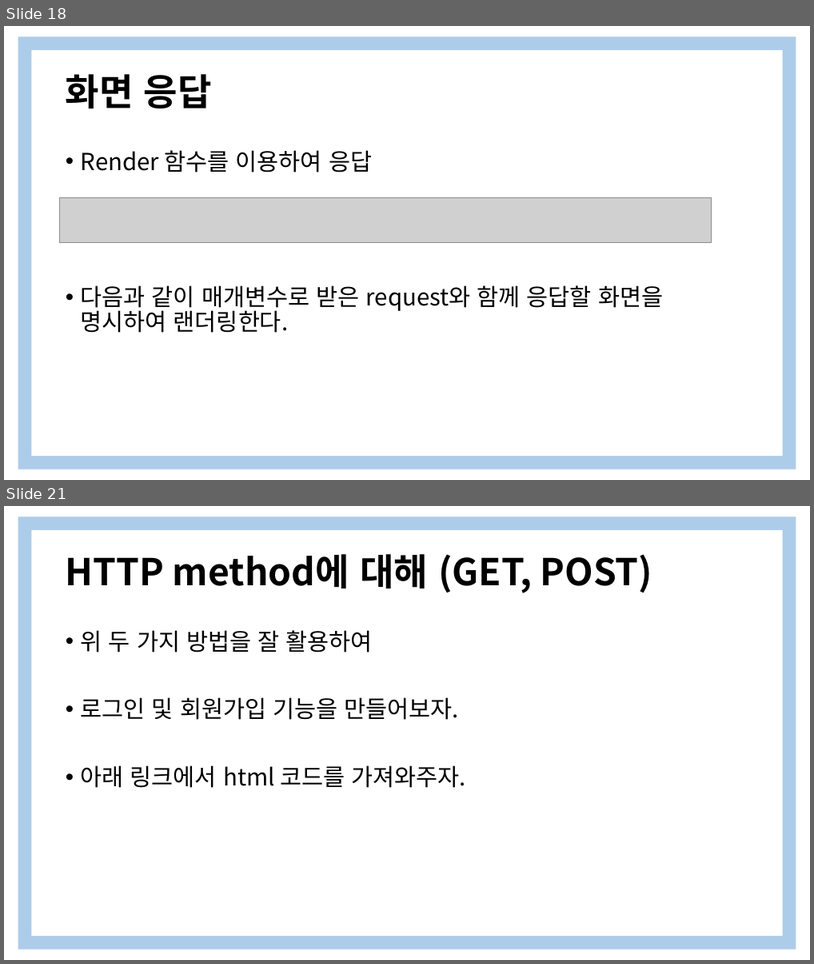
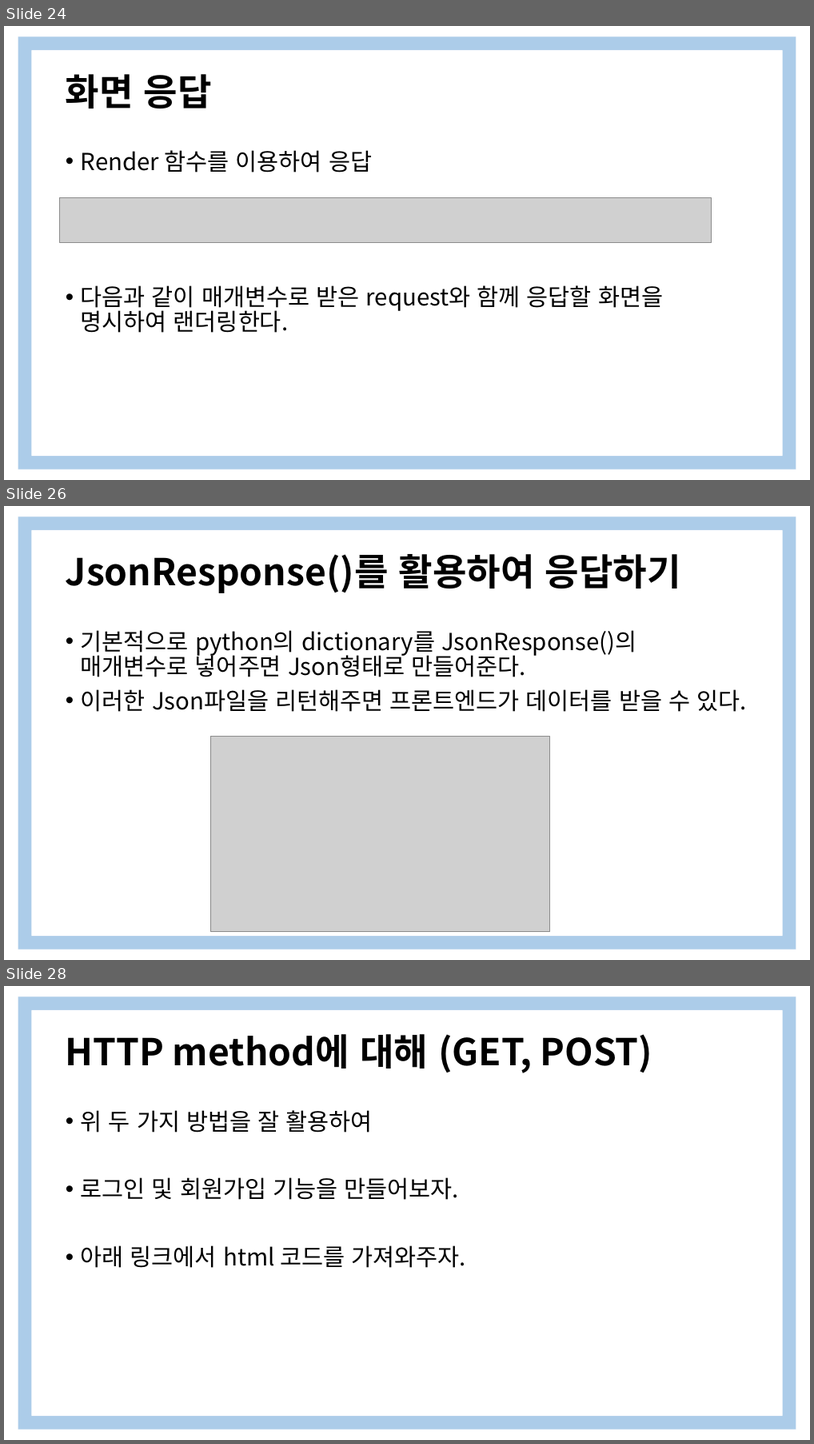
Before and after one commit to yooooonshine/django_seminar, a slide deck: 2주차/Django 특강 2Weeks.pptx. Shown one above the other, each under a label of ours: slides 18 and 21 before the commit, slides 24, 26 and 28 after it; the slides between them are not shown. The pictures are 814x964 and 814x1444 pixels, drawn with LibreOffice and Linux fonts; fonts in the diff are those of the drawing; grey boxes stand for pictures. Boxes give left, top, right and bottom in pixels: in the first picture for what was removed or moved away, otherwise in the second. Text is boxed around its words. In the diff, an @@ line names an element or a change of style, - is before the commit and + after.

```diff
--- a/2주차/Django 특강 2Weeks.pptx
+++ b/2주차/Django 특강 2Weeks.pptx
@@ slide 26 added at (4, 506, 810, 960), background #FFFFFF; not listed: 1 template element that a slide beside it also shows @@
@@ title added at (66, 554, 682, 593), 44 pt, text #000000, bold @@
+JsonResponse()를 활용하여 응답하기
@@ text added at (81, 630, 747, 712), 28 pt, text #000000 @@
+• 기본적으로 python의 dictionary를 JsonResponse()의 매개변수로 넣어주면 Json형태로 만들어준다.
+• 이러한 Json파일을 리턴해주면 프론트엔드가 데이터를 받을 수 있다.
@@ picture added at (210, 736, 550, 932) @@
@@ what was slide 18 is now slide 24 @@
@@ what was slide 21 is now slide 28 @@
```
Also in this commit, not shown: 5 slides changed, 10 other slides added, 4 slides removed.
